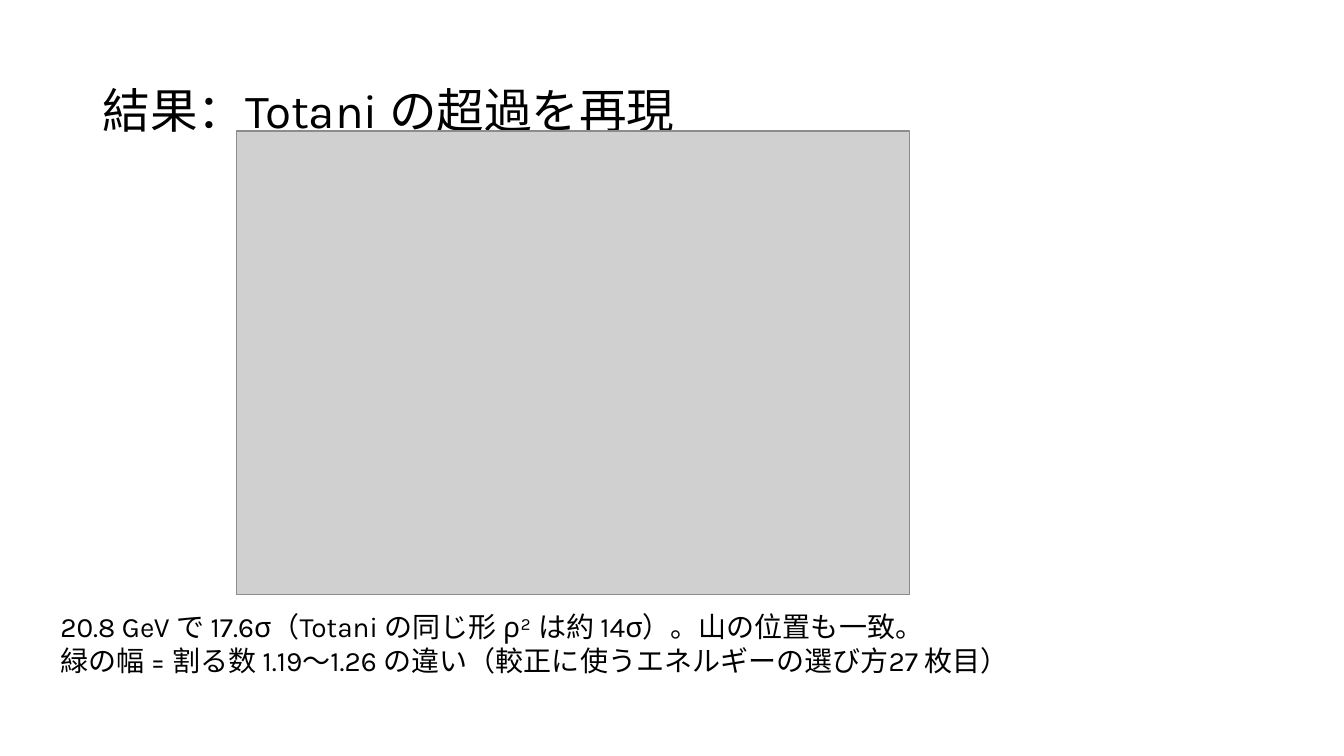
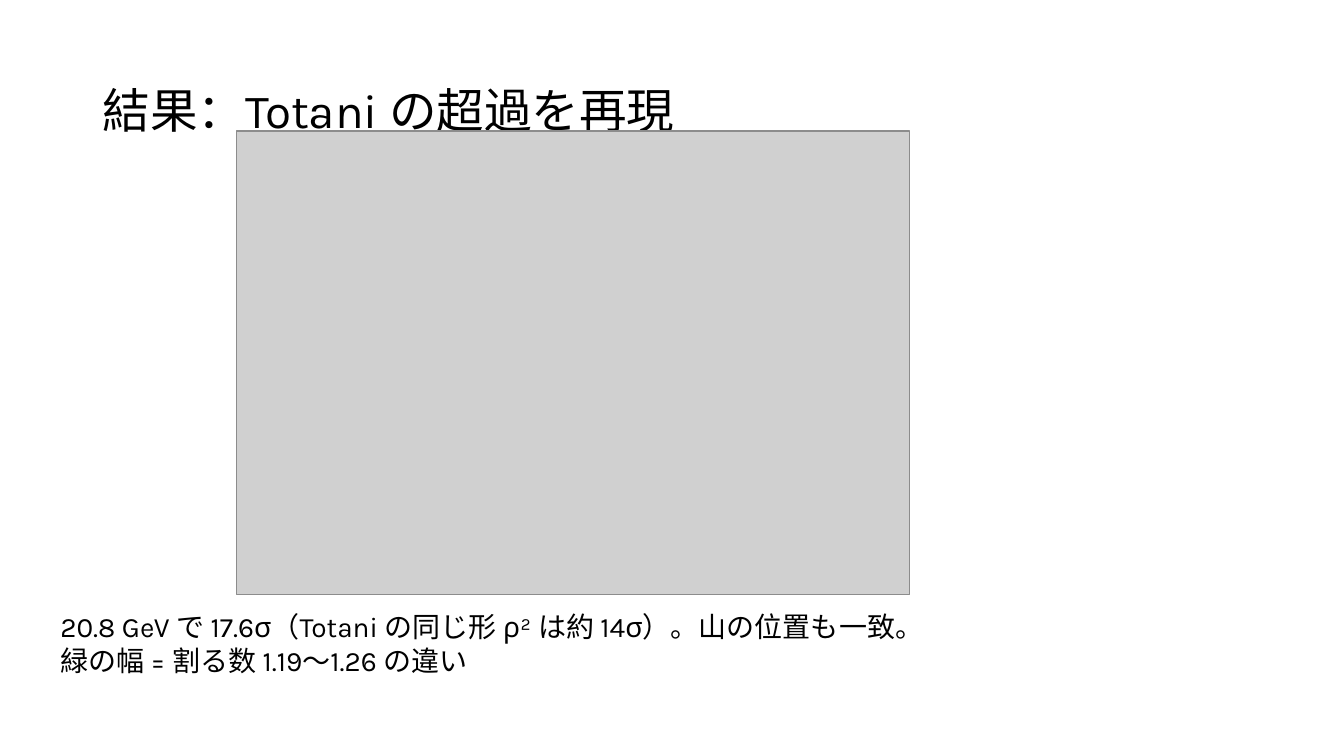
Before and after one commit to Mikann20041029/darkmatter-slides, a slide deck: slide 19 of slides/2026-10-03_研究進捗報告_claude_夕方版.pptx. Drawn at 1344x756 pixels with LibreOffice and Linux fonts; fonts in the diff are those of the drawing; grey boxes stand for pictures. Boxes give left, top, right and bottom in pixels: in the first picture for what was removed or moved away, otherwise in the second. Text is boxed around its words. In the diff, an @@ line names an element or a change of style, - is before the commit and + after.

```diff
--- a/slides/2026-10-03_研究進捗報告_claude_夕方版.pptx
+++ b/slides/2026-10-03_研究進捗報告_claude_夕方版.pptx
@@ text at (60, 647, 468, 674): text changed @@
-緑の幅 = 割る数 1.19〜1.26 の違い（較正に使うエネルギーの選び方27 枚目）
+緑の幅 = 割る数 1.19〜1.26 の違い
```
Also in this commit, not shown: 1 slide removed.
